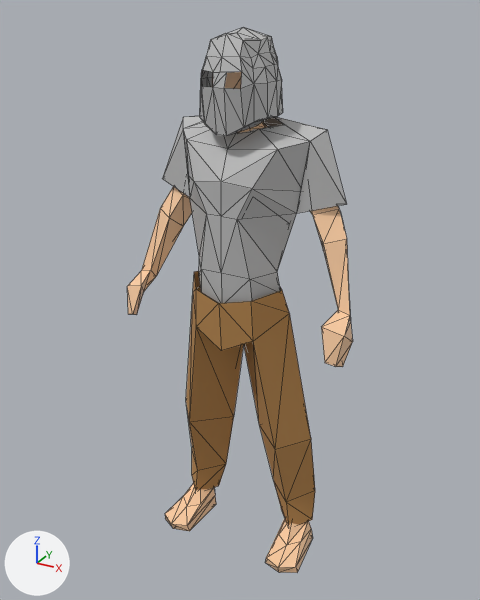
One commit to the glTF model assets/npcs/Feras.glb: the scene before it, then after it.
Both versions are drawn from a camera (50 mm lens) standing at (3.04, -5.88, 5.76) and looking at (-0.07, -0.24, 2.94). Arrows for +X, +Y and +Z are at lower left; the lights stay in place. The picture after the commit comes second. Mesh edges are drawn as thin lines. Where no turn or scale is listed for an object, it has been applied to the vertices. Vertices at exactly the same position are counted once.

Objects in the first picture: 'BASE_Low Poly Man_0', 'BASE_Low Poly Man_0.001', 'BASE_Low Poly Man_0.002', 'Cube'.
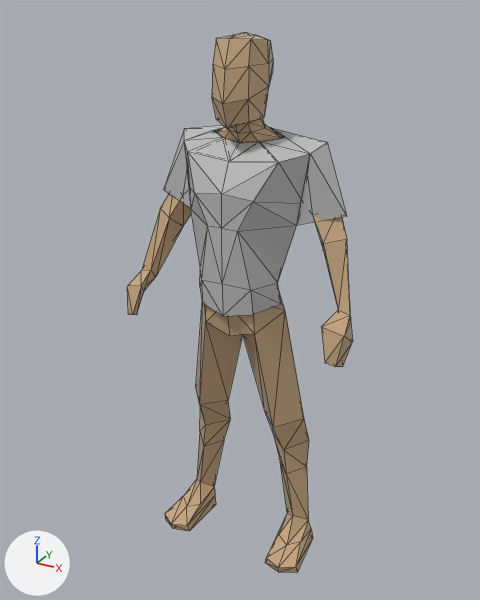
Where the newer file only moved an object's origin or applied its transform, the numbers keep the older frame.

What the commit changed:
Material 'Scene_-_Root' (mat_scene___root) changes colour from beige #ffd1a6 to beige #c9aa85; in linear values from (1.0, 0.635, 0.38) to (0.586, 0.402, 0.234).
me_base_low_poly_man_0_001 is used by ob_base_low_poly_man_0_001; location (0.0, -0.27, 3.29).
me_base_low_poly_man_0_001 had 54 vertices, 96 faces and spanned x -1.04..1.02, y -0.45..0.44, z -0.22..1.55.
me_base_low_poly_man_0_001 now has 54 vertices, 96 faces and spans x -1.03..1.02, y -0.45..0.44, z -0.33..1.44.
me_base_low_poly_man_0_001 part 1: the whole mesh is moved by (0.01, 0.0, -0.11).
Object 'BASE_Low Poly Man_0.002' (ob_base_low_poly_man_0_002) is deleted.
Object 'Cube' (ob_cube) is deleted.

Pixel boxes (x1, y1, x2, y2) of what changed, in the pictures (480 x 600 px):
'BASE_Low Poly Man_0', recoloured
    both: (127, 72, 353, 573)
'BASE_Low Poly Man_0.001', moved
    before: (162, 116, 346, 303)
    after: (163, 126, 346, 316)
'BASE_Low Poly Man_0.002', deleted (orange)
    before: (186, 271, 315, 526)
'Cube', deleted
    before: (200, 27, 283, 136)
